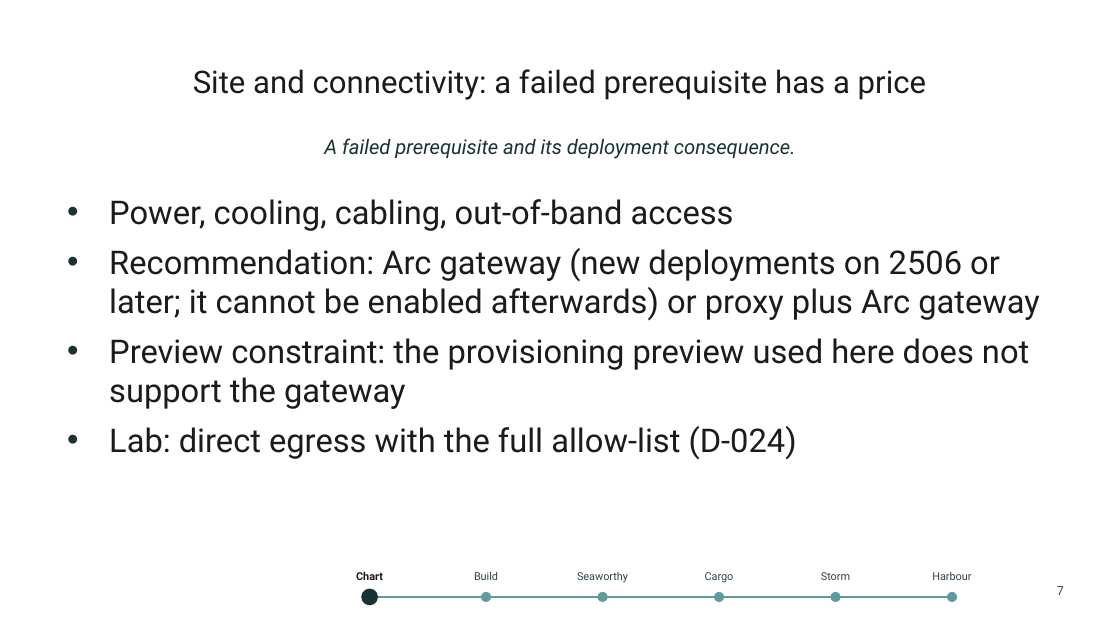
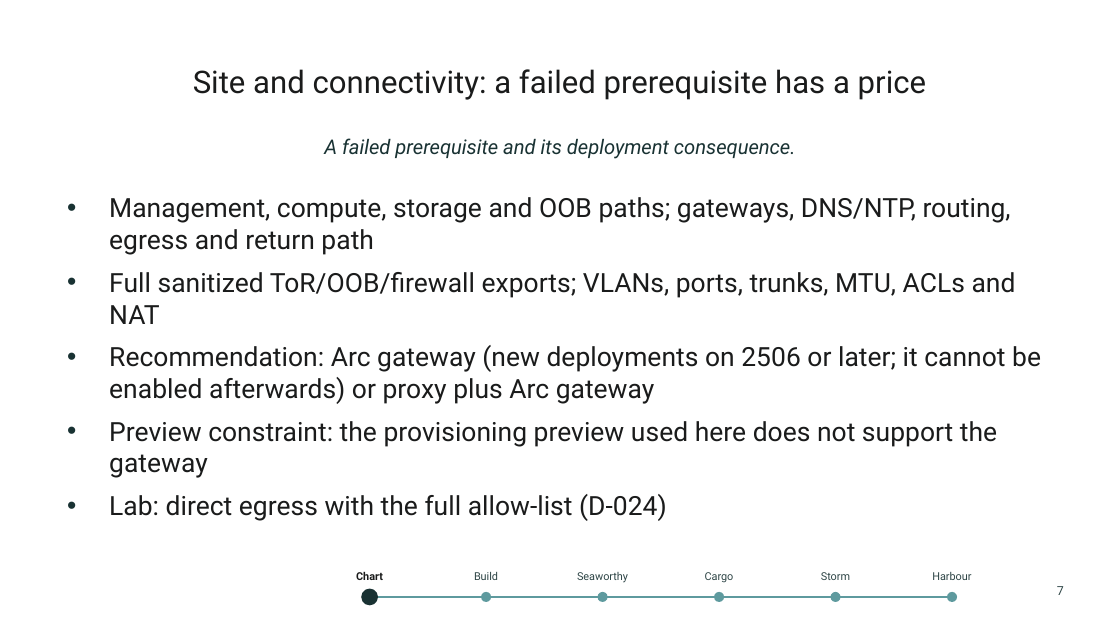
Before and after one commit to thisismydemo/nic2026_azl, a slide deck: slide 7 of presentation/Azure_Local_Discovery_to_Day2_NIC2026.pptx. Drawn at 1120x630 pixels with LibreOffice and Linux fonts; fonts in the diff are those of the drawing; background and template pictures are left out. Boxes give left, top, right and bottom in pixels: in the first picture for what was removed or moved away, otherwise in the second. Text is boxed around its words. In the diff, an @@ line names an element or a change of style, - is before the commit and + after.

Commit message:
docs(site): publish discovery-plan follow-along updates and regenerated deck

```diff
--- a/presentation/Azure_Local_Discovery_to_Day2_NIC2026.pptx
+++ b/presentation/Azure_Local_Discovery_to_Day2_NIC2026.pptx
@@ text at (109, 197, 1016, 324): text changed; size 21 to 17 pt @@
-• Power, cooling, cabling, out-of-band access
+• Management, compute, storage and OOB paths; gateways, DNS/NTP, routing, egress and return path
+• Full sanitized ToR/OOB/firewall exports; VLANs, ports, trunks, MTU, ACLs and NAT
@@ text at (109, 345, 1041, 521): size 21 to 17 pt in "Recommendation: Arc gateway (new deployments on 2506 ...", "Preview constraint: the provisioning preview used here ...", "Lab: direct egress with the full allow-list ..." @@
```
Also in this commit, not shown: 3 other slides changed, 3 other files.
